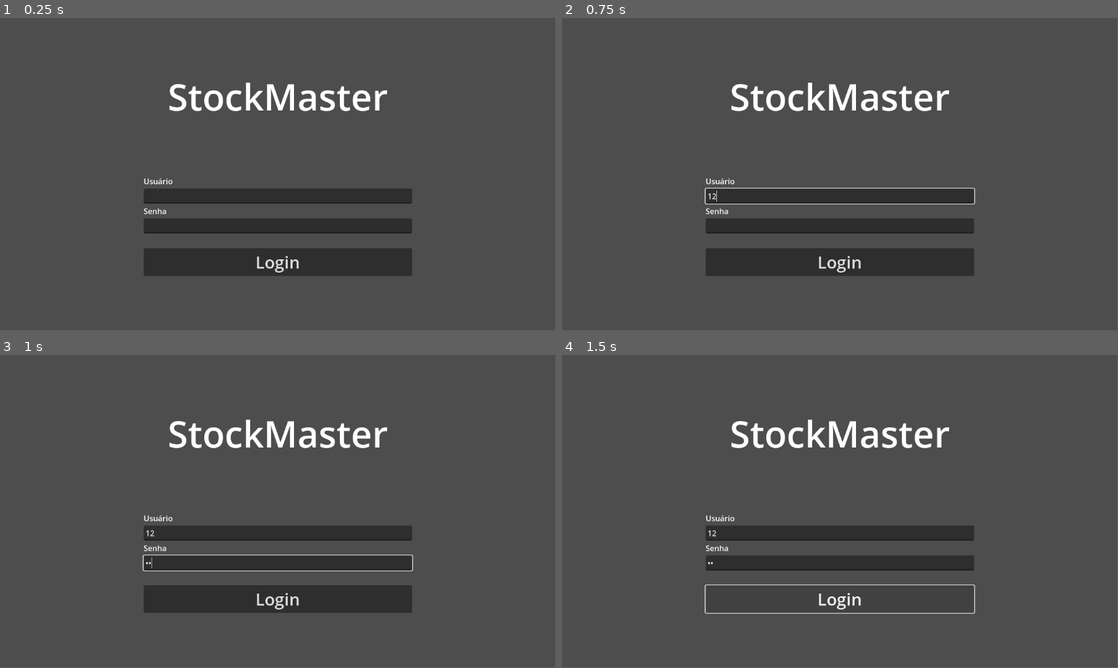
Above: before the commit, frames 1-4 (two rows, left to right).
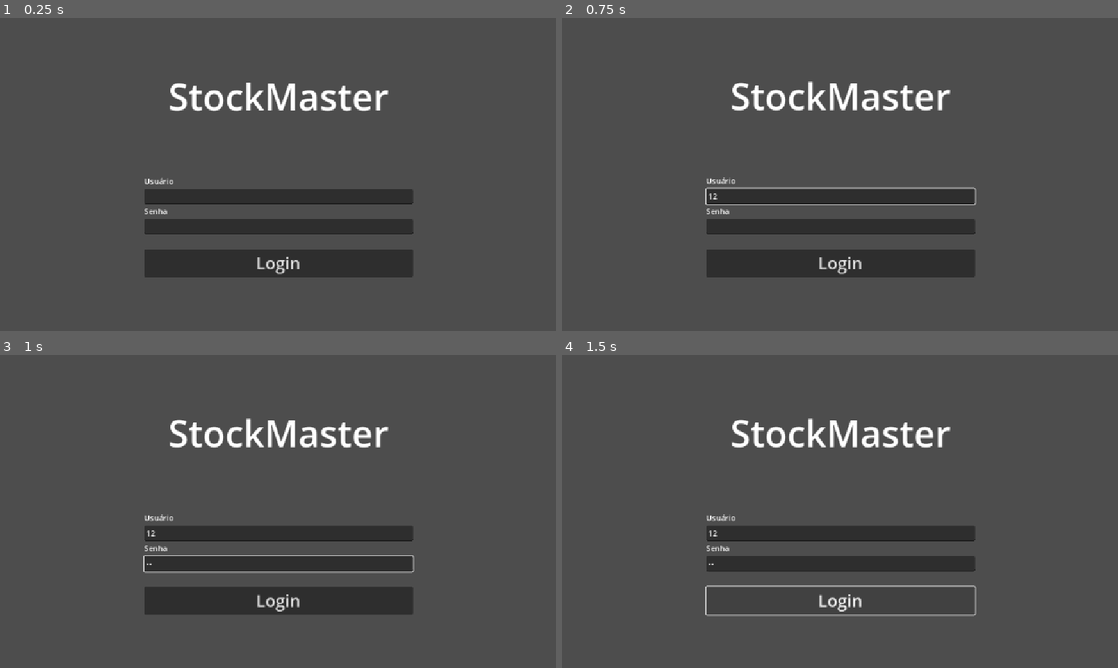
Above: after the commit, the same moments.

Repository: Jeday03/Sistema-De-Inventario-Modeladgem-De-Sistemas
Game: Godot game, scene res://Scenes/TelaInicial.tscn
Two runs of this game, one before a commit and one after it. Both use one fixed random seed, a clock stepped at 60 frames per second and the inputs below.
Inputs (mouse positions are in pixels of both pictures, inside the frame that each line leads up to):
- Up to frame 1 (0.25 s): no input
- Up to frame 2 (0.75 s): click (840, 196) at 0.52 s; type "12" at 0.6 s
- Up to frame 3 (1 s): click (278, 561) at 0.75 s; type "12" at 0.83 s
- Up to frame 4 (1.5 s): click "Login" at 1.25 s
The window is 799x449 before the commit and 800x450 after it. Grey fills any space a smaller window leaves; there, only what the larger window draws over its background counts as a difference.

The runs differ from the first frame. In frame 1, 1.9% of the frame differs, in the area x 25-75%, y 20-83%; in frame 2, 2.4%; in frame 3, 2.4%; in frame 4, 2.5%, in the area x 25-75%, y 20-84%.

Commit message:
Configuração do projeto para deixar mais leve

Diff:
--- a/stockmastergodot/project.godot
+++ b/stockmastergodot/project.godot
@@ -15,6 +15,17 @@
 config/features=PackedStringArray("4.4", "Mobile")
 config/icon="res://icon.svg"
 
+[display]
+
+window/stretch/mode="canvas_items"
+window/stretch/aspect="expand"
+
+[physics]
+
+common/physics_ticks_per_second=1
+2d/physics_engine="Dummy"
+3d/physics_engine="Dummy"
+
 [rendering]
 
 rendering_device/driver.windows="d3d12"
